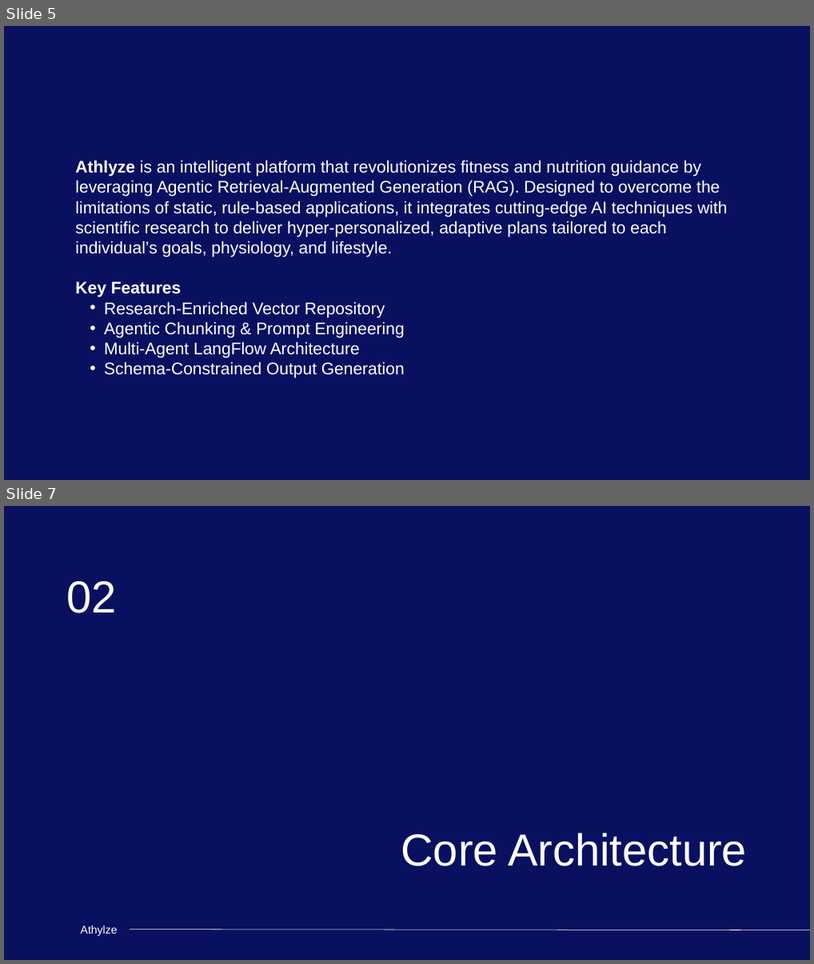
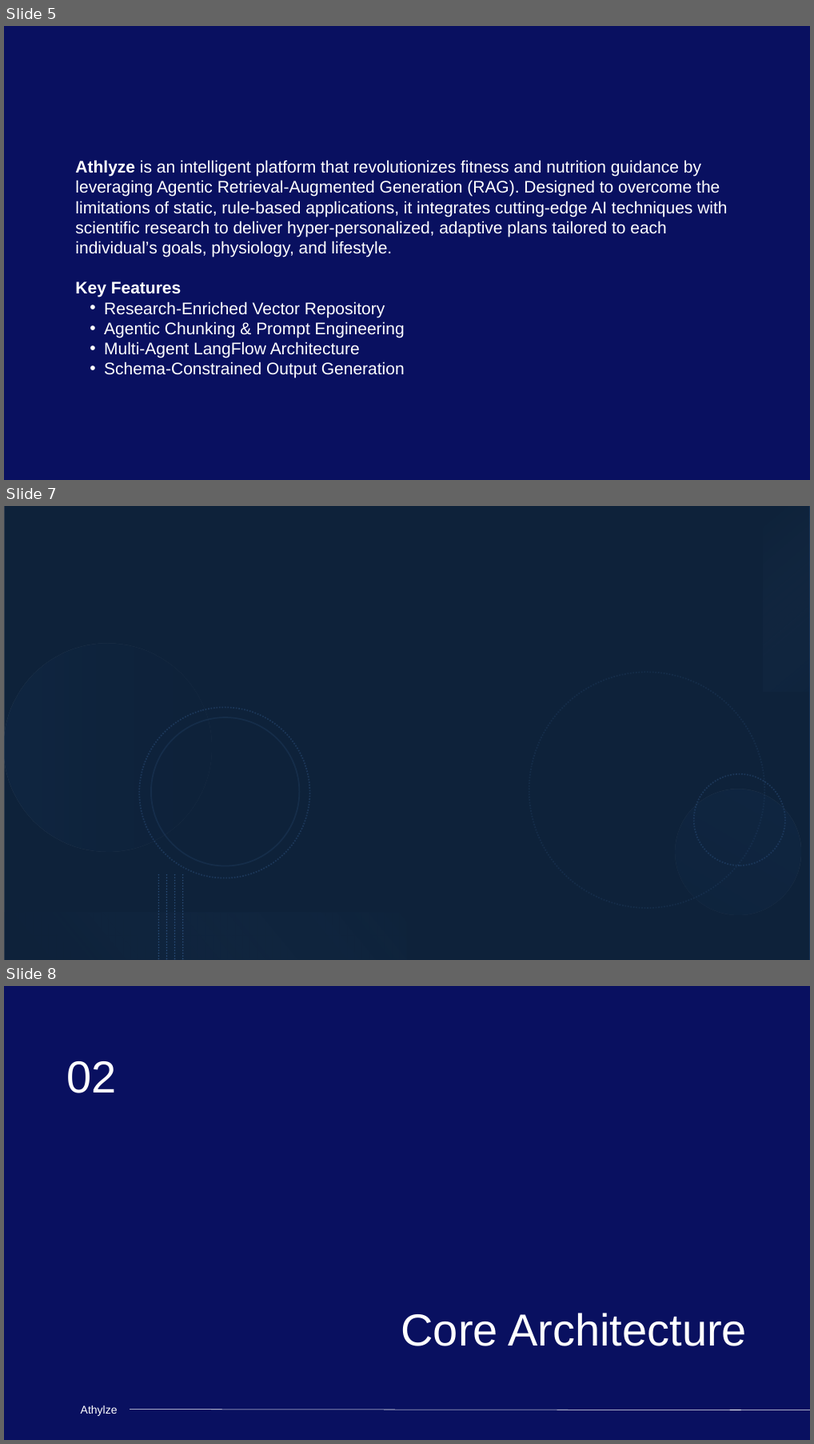
Before and after one commit to Nishchaypat/Athlyze, a slide deck: Athlyze_Final_PPT.pptx. Shown one above the other, each under a label of ours: slides 5 and 7 before the commit, slides 5, 7 and 8 after it; the slides between them are not shown. The pictures are 814x964 and 814x1444 pixels, drawn with LibreOffice and Linux fonts; fonts in the diff are those of the drawing; background and template pictures are left out. Boxes give left, top, right and bottom in pixels: in the first picture for what was removed or moved away, otherwise in the second. Text is boxed around its words. In the diff, an @@ line names an element or a change of style, - is before the commit and + after.

Commit message:
Done with ppt

```diff
--- a/Athlyze_Final_PPT.pptx
+++ b/Athlyze_Final_PPT.pptx
@@ slide 7 added at [4, 506, 810, 960], background picture (left out) @@
@@ rectangle added at [4, 506, 810, 960], fill #000000 at 53% opacity @@
@@ rectangle added at [5, 506, 810, 960], fill #1F497D @@
@@ rectangle added at [763, 506, 810, 691], fill gradient #8EB4E3 to #17375E @@
@@ group added at [4, 643, 810, 937]: 6 ellipses @@
@@ group added at [159, 875, 183, 960]: 4 lines @@
@@ rectangle added at [4, 912, 407, 959], fill gradient #0F243E to #558ED5 @@
@@ what was slide 7 is now slide 8 @@
```
Also in this commit, not shown: 1 other slide added, 5 other files.
